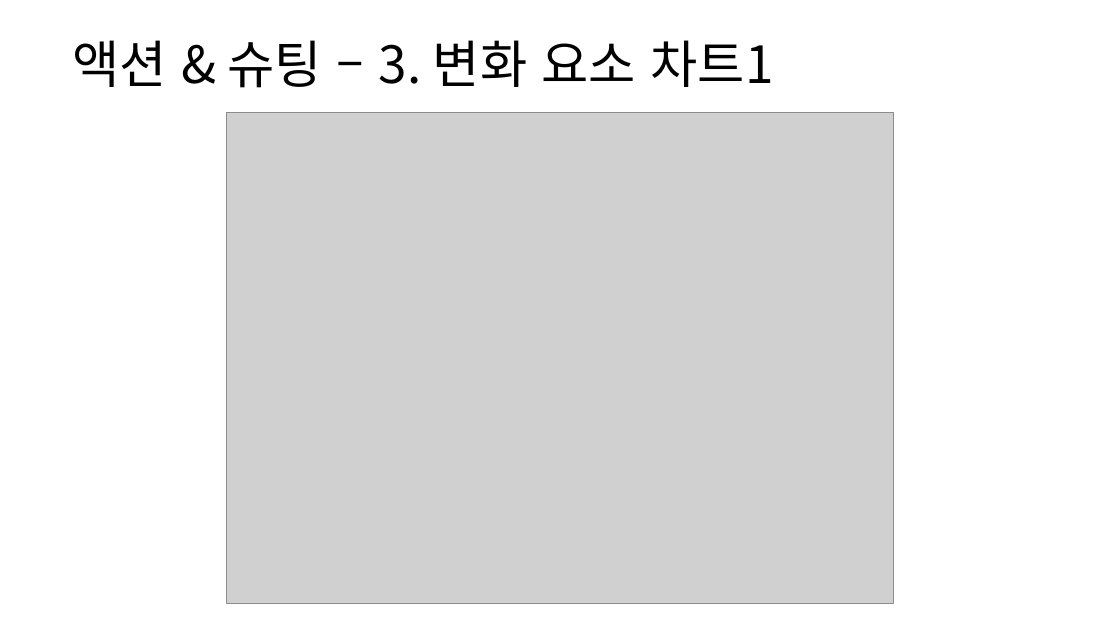
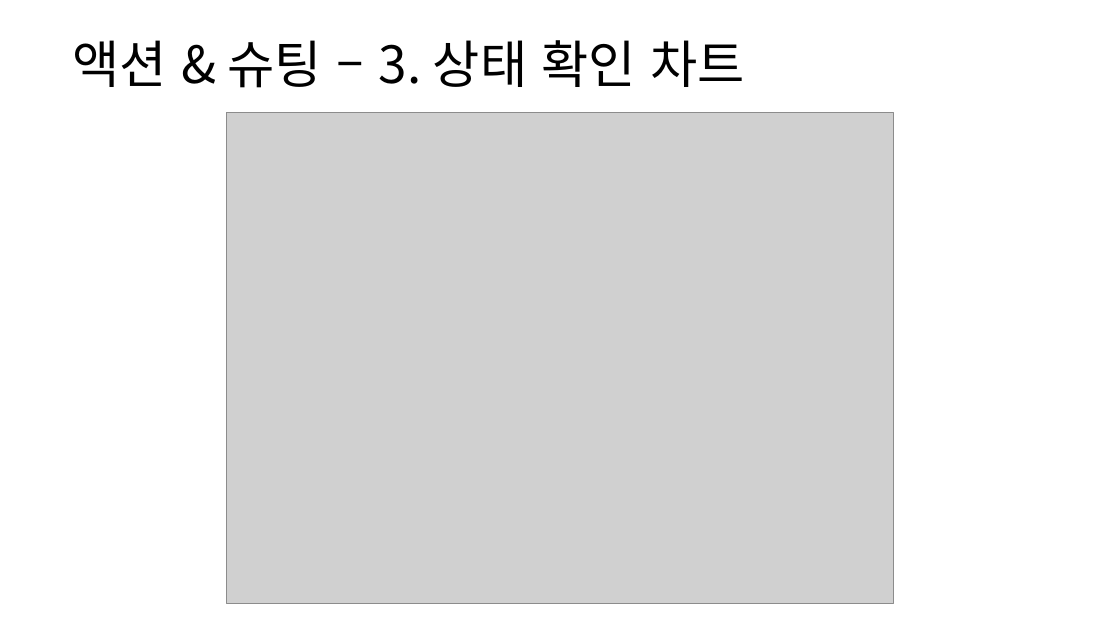
Before and after one commit to yjk0401/unityenginebasic_9th, a slide deck: slide 58 of 기획/방랑엽사전/스킬 시스템 기획서.pptx (slide 52 before the commit). Drawn at 1120x630 pixels with LibreOffice and Linux fonts; fonts in the diff are those of the drawing; grey boxes stand for pictures. Boxes give left, top, right and bottom in pixels: in the first picture for what was removed or moved away, otherwise in the second. Text is boxed around its words. In the diff, an @@ line names an element or a change of style, - is before the commit and + after.

```diff
--- a/기획/방랑엽사전/스킬 시스템 기획서.pptx
+++ b/기획/방랑엽사전/스킬 시스템 기획서.pptx
@@ text at <box>72,40,744,88</box>: text changed @@
-액션 & 슈팅 – 3. 변화 요소 차트1
+액션 & 슈팅 – 3. 상태 확인 차트
```
Also in this commit, not shown: 8 other slides changed, 17 slides added, 4 slides removed, 4 other files.
